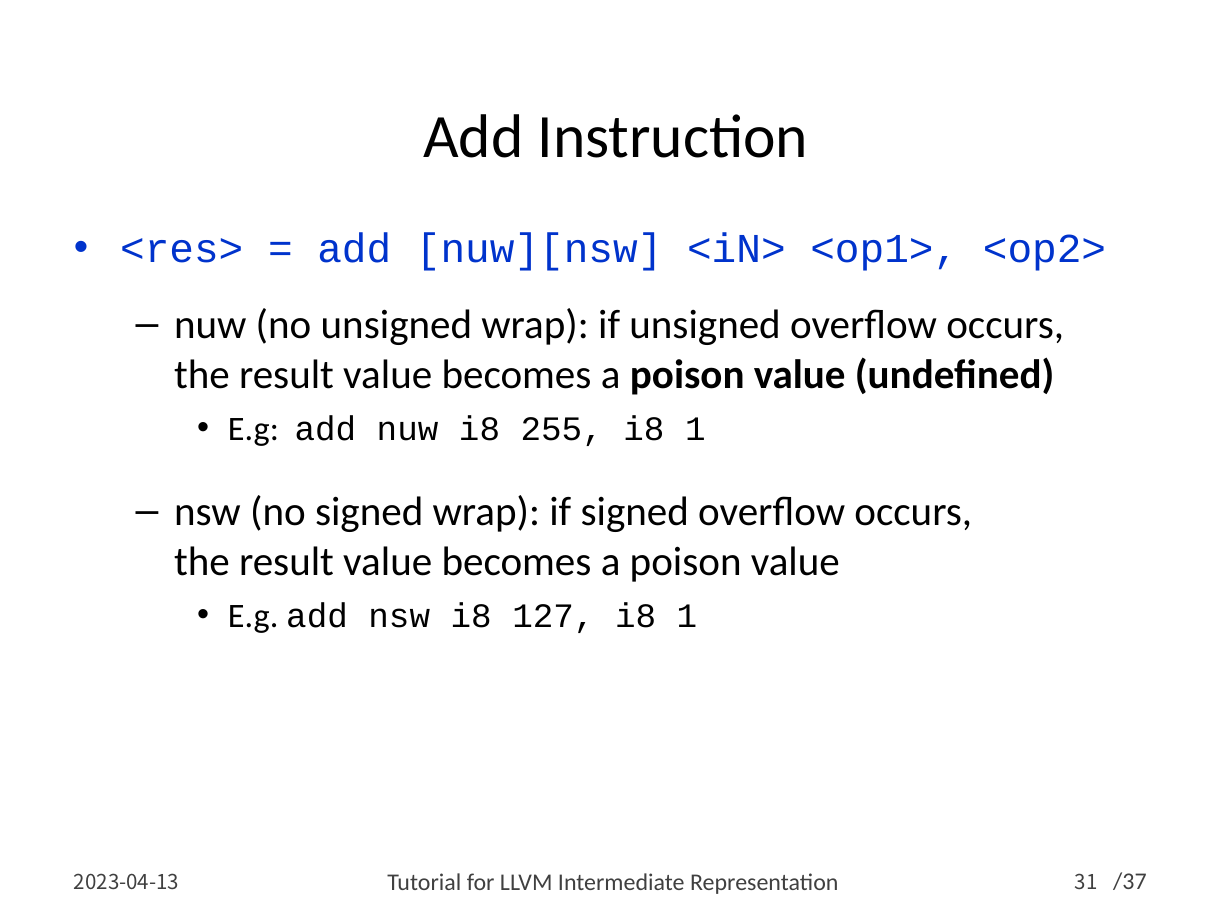
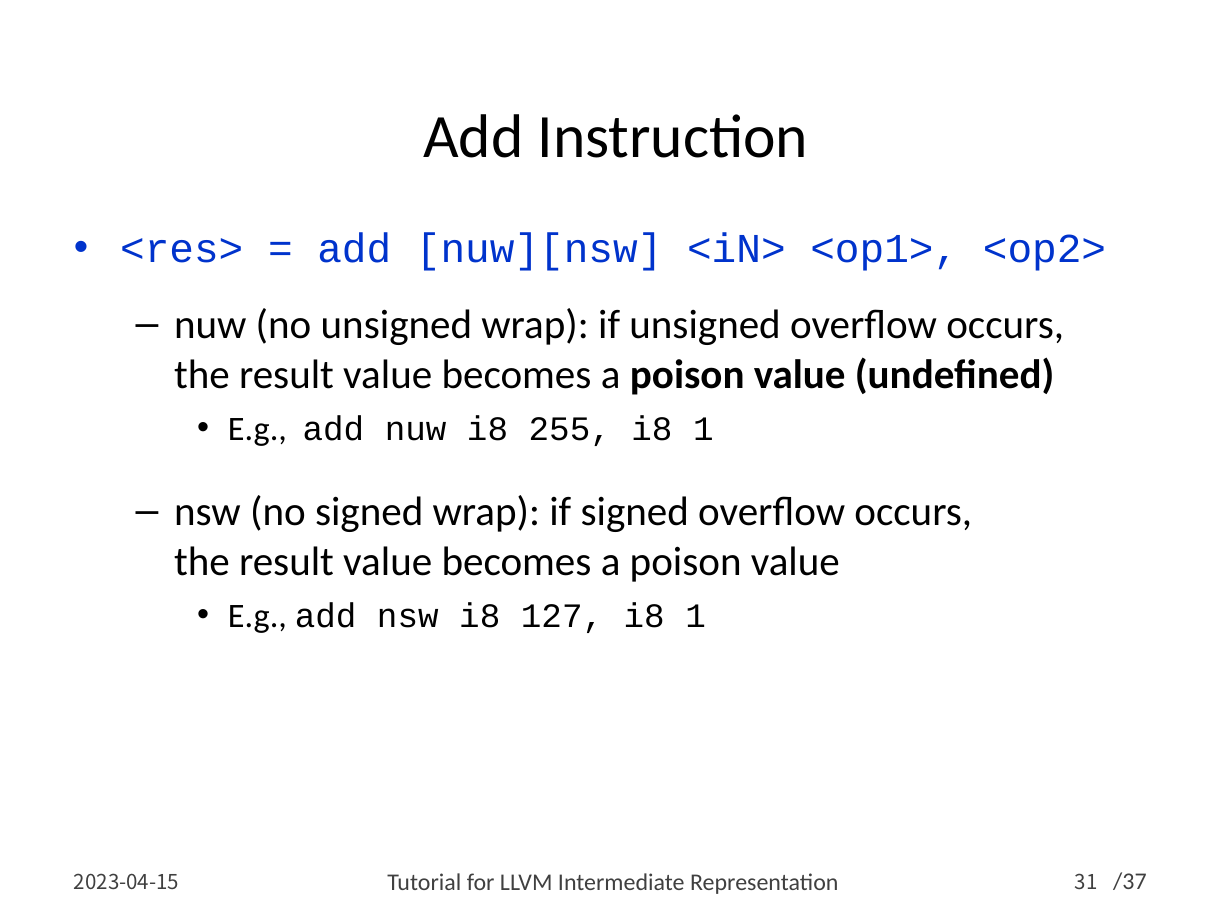
Before and after one commit to swtv-kaist/cs458-spring23, a slide deck: slide 31 of 2-coverage/lec12-llvm-ir-v2.pptx. Drawn at 1232x924 pixels with LibreOffice and Linux fonts; fonts in the diff are those of the drawing. Boxes give left, top, right and bottom in pixels: in the first picture for what was removed or moved away, otherwise in the second. Text is boxed around its words. In the diff, an @@ line names an element or a change of style, - is before the commit and + after.

```diff
--- a/2-coverage/lec12-llvm-ir-v2.pptx
+++ b/2-coverage/lec12-llvm-ir-v2.pptx
@@ text at (228, 415, 714, 446): text changed @@
-    • E.g: add nuw i8 255, i8 1
+    • E.g., add nuw i8 255, i8 1
@@ text at (228, 602, 706, 633): text changed @@
-    • E.g. add nsw i8 127, i8 1
+    • E.g., add nsw i8 127, i8 1
@@ text at (74, 873, 179, 890): text changed @@
-2023-04-13
+2023-04-15
```
Also in this commit, not shown: 34 other slides changed, 1 other file.
